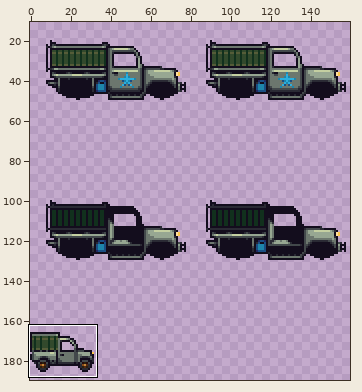
Edited in one commit: sprite sheet (ArmoredWarfare/Entities/Vehicles/Ground/Armory/Armory.png). Above, an overview of the earlier version with the close-up marked.
Close-up. Earlier state:
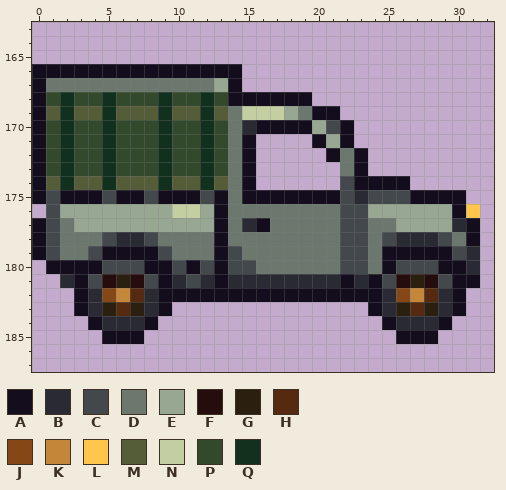
The file is 160x224 pixels. Shown: x 0..32, y 163..187. The wide view leaves out empty margins. The commit also changed other parts of the picture, which this record leaves out.
Palette (. is transparent): A #130d1d  B #2a2a34  C #42484b  D #6c776e  E #97a792  F #260d0d  G #2b200f  H #552a11  J #844715  K #c4873a  L #ffc64b  M #555c38  N #c4cfa1  P #32492c  Q #11301d
Pixels before, first column x 0:
166 AAAAAAAAAAAAAAA.................
167 ADDDDDDDDDDDDEA.................
168 APQPPQPPPQPPQPAAAAAA............
169 AMQMMQMMMQMMQMDNNNEDAA..........
170 APQPPQPPPQPPQPDBAAAAECA.........
171 APQPPQPPPQPPQPDA....AEA.........
172 APQPPQPPPQPPQPDA.....ADA........
173 APQPPQPPPQPPQPDA......DA........
174 AMQMMQMMMQMMQMDA......CAAAA.....
175 ACAAACAACAAACADAAAAAAACBCCCAAAA.
176 .CEEEEEEEENNEADDDDDDDDCCEEEEEEAL
177 ACDEEEEEEEEEEADBADDDDDCCDDEEEEBA
178 ACDDDCBBCDDDDADDDDDDDDCCDCBBBCDA
179 ACDDCAAAACDDDACDDDDDDDCCDAAAAACB
180 .AAAACCCAACACACCDDDDDDCCDACCCAAB
181 ..BACFGFCABCBABBBBBBBBABACFGFCAA
182 ...ABJKHBAAAAAAAAAAAAAAAABJKHBA.
183 ...ABGHGBA..............ABGHGBA.
184 ....ABBBA................ABBBA..
185 .....AAA..................AAA...
The same view after the edit:
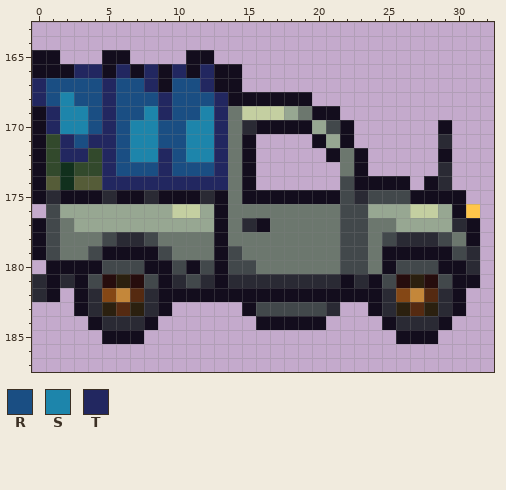
Colours new in this view: R #1a4e83  S #1d85ab  T #222760
From old to new:
Colour A now appears in row 165 at x 0 to 1, 5 to 6 and 11 to 12; in row 170 at x 29; in row 172 at x 29; in row 174 at x 28; in rows 181 to 182 at x 1; in row 183 at x 15.
Colour A now appears in row 184 at x 16 to 20.
The author changed colour D to colour A in row 167 at x 9.
The author changed colour E to colour A in row 167 at x 13.
Colour B now appears in row 171 at x 29; in rows 173 to 174 at x 29; in rows 181 to 182 at x 0; in row 183 at x 21.
The author changed colour C to colour B in row 175 at x 1, 5, 8 and 12.
Colour C now appears in row 183 at x 16 to 20.
The author changed colour E to colour N in row 176 at x 27 to 28.
The author changed colour D to colour R in row 167 at x 1 to 4, 6 to 7 and 10 to 11.
The author changed colour M to colour R in row 169 at x 4, 6 to 7 and 10 to 11.
The author changed colour P to colour R in row 168 at x 1, 3 to 4, 6 to 8 and 10 to 11; in row 170 at x 4, 6 and 10; in row 171 at x 3, 6 and 10; in row 172 at x 6 and 10; in row 173 at x 6 to 8 and 10 to 11.
The author changed colour Q to colour R in row 168 at x 12; in rows 170 to 171 at x 9; in row 173 at x 12.
The author changed colour M to colour S in row 169 at x 3 and 8.
The author changed colour P to colour S in row 170 at x 3, 7 to 8 and 11; in rows 171 to 172 at x 7 to 8 and 11.
The author changed colour Q to colour S in row 168 at x 2; in rows 169 to 170 at x 2 and 12; in rows 171 to 172 at x 12.
The author changed colour A to colour T in row 166 at x 3 to 4, 6, 8, 10 and 12; in rows 167 to 168 at x 0.
The author changed colour D to colour T in row 167 at x 5, 8 and 12.
The author changed colour M to colour T in row 169 at x 1 and 13; in row 174 at x 6 to 8, 10 to 11 and 13.
The author changed colour P to colour T in row 168 at x 13; in row 170 at x 1 and 13; in row 171 at x 4 and 13; in row 172 at x 3 and 13; in row 173 at x 13.
The author changed colour Q to colour T in rows 168 to 169 at x 5 and 9; in row 170 at x 5; in row 171 at x 2 and 5; in row 172 at x 2, 5 and 9; in row 173 at x 5 and 9; in row 174 at x 5, 9 and 12.
Pixel boxes of the changes (left, top, right, bottom) in both close-ups:
changed: (32, 50, 228, 204)
changed: (410, 120, 452, 218)
added: (32, 274, 60, 302)
added: (242, 302, 340, 330)
